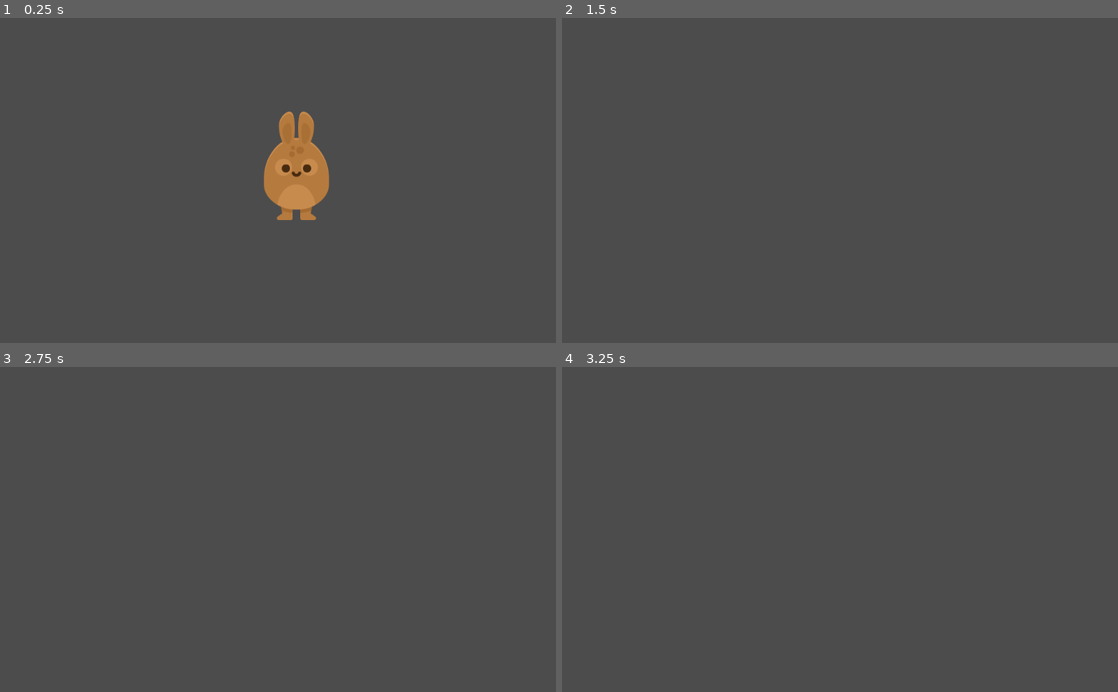
Above: before the commit, frames 1-4 (two rows, left to right).
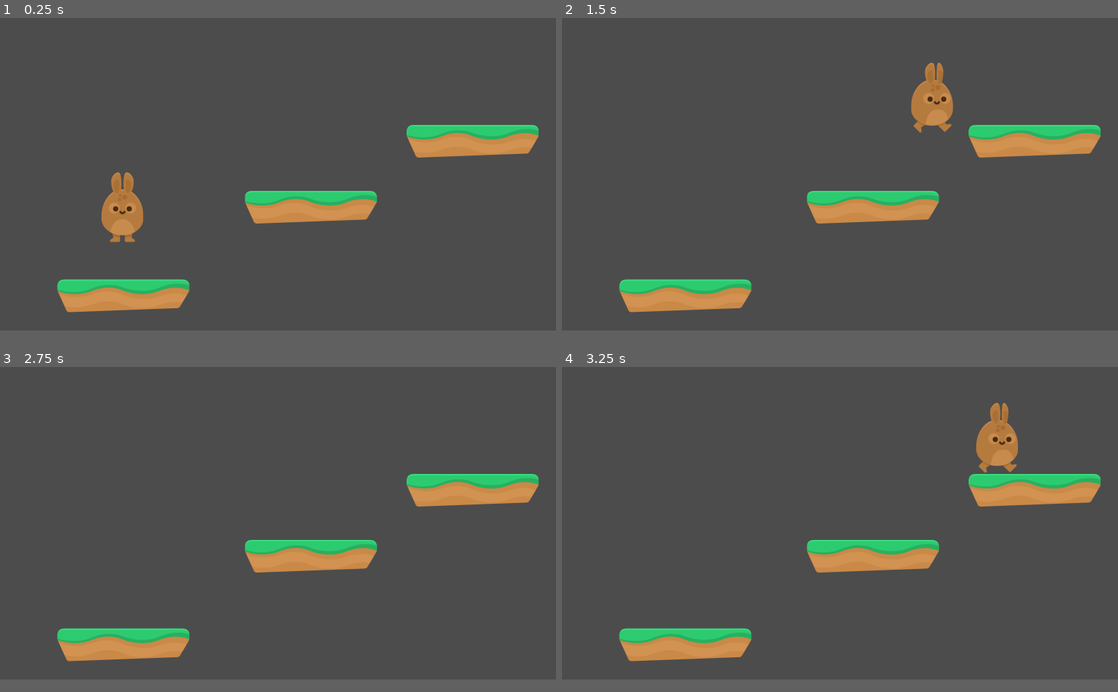
Above: after the commit, the same moments.

Repository: MeisterSoftworks/Hoppy_Days
Game: Godot game, scene res://Scenes/Levels/Level_1.tscn
Two runs of this game, one before a commit and one after it. Both use one fixed random seed, a clock stepped at 60 frames per second and the inputs below. Before the commit the project starts from res://Scenes/Player.tscn.
Inputs:
- Up to frame 1 (0.25 s): no input
- Up to frame 2 (1.5 s): hold Up (ui_up) 0.53-1.28 s; hold Right (ui_right) from 0.53 s (still down); tap Up (ui_up) at 1.35 s
- Up to frame 3 (2.75 s): tap Up (ui_up) at 1.52, 1.82 s; release Right (ui_right) at 2.03 s; hold Left (ui_left) from 2.03 s (still down); hold Up (ui_up) from 2.03 s (still down)
- Up to frame 4 (3.25 s): release Left (ui_left) at 2.78 s; release Up (ui_up) at 2.78 s; hold Right (ui_right) from 2.78 s (still down); tap Up (ui_up) at 2.85, 3.02 s
The window is 800x468 before the commit and 800x450 after it. Grey fills any space a smaller window leaves; there, only what the larger window draws over its background counts as a difference.

The runs differ from the first frame. In frame 1, 9.4% of the frame differs, in the area x 10-97%, y 28-91%; in frame 2, 7.5%; in frame 3, 6.5%; in frame 4, 7.5%.

Commit message:
[3-22] Jumping

Diff:
--- a/Hoppy Days/Hoppy_Days.tscn
+++ /dev/null
@@ -1,3 +0,0 @@
-[gd_scene format=2]
-
-[node name="Hoppy_Days" type="Node2D" index="0"]
--- /dev/null
+++ b/Hoppy Days/Scenes/Levels/Level_1.tscn
@@ -0,0 +1,85 @@
+[gd_scene load_steps=3 format=2]
+
+[ext_resource path="res://Scenes/Player.tscn" type="PackedScene" id=1]
+[ext_resource path="res://GFX/Environment/ground_grass.png" type="Texture" id=2]
+
+[node name="Level_1" type="Node2D" index="0"]
+
+[node name="Player" parent="." index="0" instance=ExtResource( 1 )]
+
+position = Vector2( 352.356, 451.303 )
+
+[node name="Platform" type="StaticBody2D" parent="." index="1"]
+
+editor/display_folded = true
+position = Vector2( 355.198, 800.031 )
+input_pickable = false
+collision_layer = 1
+collision_mask = 1
+constant_linear_velocity = Vector2( 0, 0 )
+constant_angular_velocity = 0.0
+friction = 1.0
+bounce = 0.0
+__meta__ = {
+"_edit_group_": true
+}
+
+[node name="Sprite" type="Sprite" parent="Platform" index="0"]
+
+texture = ExtResource( 2 )
+
+[node name="CollisionShape2D" type="CollisionPolygon2D" parent="Platform" index="1"]
+
+visible = false
+build_mode = 0
+polygon = PoolVector2Array( -190, -30, -180, -50, 180, -50, 190, -40, 190, -10, 160, 30, -160, 50, -190, -10 )
+
+[node name="Platform2" type="StaticBody2D" parent="." index="2"]
+
+editor/display_folded = true
+position = Vector2( 894.602, 544.884 )
+input_pickable = false
+collision_layer = 1
+collision_mask = 1
+constant_linear_velocity = Vector2( 0, 0 )
+constant_angular_velocity = 0.0
+friction = 1.0
+bounce = 0.0
+__meta__ = {
+"_edit_group_": true
+}
+
+[node name="Sprite" type="Sprite" parent="Platform2" index="0"]
+
+texture = ExtResource( 2 )
+
+[node name="CollisionShape2D" type="CollisionPolygon2D" parent="Platform2" index="1"]
+
+visible = false
+build_mode = 0
+polygon = PoolVector2Array( -190, -30, -180, -50, 180, -50, 190, -40, 190, -10, 160, 30, -160, 50, -190, -10 )
+
+[node name="Platform3" type="StaticBody2D" parent="." index="3"]
+
+editor/display_folded = true
+position = Vector2( 1360.37, 354.809 )
+input_pickable = false
+collision_layer = 1
+collision_mask = 1
+constant_linear_velocity = Vector2( 0, 0 )
+constant_angular_velocity = 0.0
+friction = 1.0
+bounce = 0.0
+__meta__ = {
+"_edit_group_": true
+}
+
+[node name="Sprite" type="Sprite" parent="Platform3" index="0"]
+
+texture = ExtResource( 2 )
+
+[node name="CollisionShape2D" type="CollisionPolygon2D" parent="Platform3" index="1"]
+
+visible = false
+build_mode = 0
+polygon = PoolVector2Array( -190, -30, -180, -50, 180, -50, 190, -40, 190, -10, 160, 30, -160, 50, -190, -10 )
--- a/Hoppy Days/Scenes/Player.tscn
+++ b/Hoppy Days/Scenes/Player.tscn
@@ -3,10 +3,10 @@
 [ext_resource path="res://Scripts/Player.gd" type="Script" id=1]
 [ext_resource path="res://GFX/Players/bunny1_stand.png" type="Texture" id=2]
 [ext_resource path="res://GFX/Players/bunny1_ready.png" type="Texture" id=3]
-[ext_resource path="res://GFX/Players/bunny1_walk1.png" type="Texture" id=4]
-[ext_resource path="res://GFX/Players/bunny1_walk2.png" type="Texture" id=5]
-[ext_resource path="res://GFX/Players/bunny1_hurt.png" type="Texture" id=6]
-[ext_resource path="res://GFX/Players/bunny1_jump.png" type="Texture" id=7]
+[ext_resource path="res://GFX/Players/bunny1_jump.png" type="Texture" id=4]
+[ext_resource path="res://GFX/Players/bunny1_hurt.png" type="Texture" id=5]
+[ext_resource path="res://GFX/Players/bunny1_walk1.png" type="Texture" id=6]
+[ext_resource path="res://GFX/Players/bunny1_walk2.png" type="Texture" id=7]
 
 [sub_resource type="SpriteFrames" id=1]
 
@@ -16,20 +16,20 @@
 "name": "idle",
 "speed": 3.0
 }, {
-"frames": [ ExtResource( 4 ), ExtResource( 5 ) ],
+"frames": [ ExtResource( 4 ) ],
 "loop": true,
-"name": "run",
-"speed": 7.0
+"name": "jump",
+"speed": 5.0
 }, {
-"frames": [ ExtResource( 6 ) ],
+"frames": [ ExtResource( 5 ) ],
 "loop": true,
 "name": "hurt",
 "speed": 5.0
 }, {
-"frames": [ ExtResource( 7 ) ],
+"frames": [ ExtResource( 6 ), ExtResource( 7 ) ],
 "loop": true,
-"name": "jump",
-"speed": 5.0
+"name": "run",
+"speed": 7.0
 } ]
 
 [sub_resource type="CapsuleShape2D" id=2]
@@ -38,14 +38,14 @@
 radius = 59.1198
 height = 38.3938
 
-[node name="Player" type="KinematicBody2D" index="0"]
+[node name="Player" type="KinematicBody2D"]
 
-position = Vector2( 545.993, 272.706 )
 input_pickable = false
 collision_layer = 1
 collision_mask = 1
 collision/safe_margin = 0.08
 script = ExtResource( 1 )
+_sections_unfolded = [ "Transform" ]
 __meta__ = {
 "_edit_group_": true
 }
@@ -62,3 +62,10 @@
 position = Vector2( -0.120117, 24.1494 )
 scale = Vector2( 1, 0.979452 )
 shape = SubResource( 2 )
+
+[node name="RayCast2D" type="RayCast2D" parent="." index="2"]
+
+enabled = true
+exclude_parent = true
+cast_to = Vector2( 0, 100.5 )
+collision_mask = 1
--- a/Hoppy Days/Scripts/Player.gd
+++ b/Hoppy Days/Scripts/Player.gd
@@ -1,9 +1,26 @@
 extends KinematicBody2D
 
 const SPEED = 750
+const GRAVITY = 2800
+const UP = Vector2(0,-1)
+const JUMP_SPD = 1400
+
 var motion = Vector2()
 
 func _physics_process(delta):
+	get_fall(delta)
+	get_move()
+	get_jump()
+	motion = move_and_slide(motion, UP)
+
+func get_fall(delta):
+	#Accelerates player downward until landing on ground
+	if is_on_floor() && $RayCast2D.is_colliding():
+		motion.y = 0
+	else:
+		motion.y += GRAVITY * delta
+
+func get_move():
 	if Input.is_action_pressed("ui_right") && !Input.is_action_pressed("ui_left"):
 		motion.x = SPEED
 		$AnimatedSprite.play("run")
@@ -15,6 +32,9 @@
 		motion.x = 0
 		$AnimatedSprite.play("idle")
 
-	if motion.x:
-		$AnimatedSprite.flip_h = motion.x < 0
-	move_and_slide(motion)
+	if motion.x: #If there is an X value in Vector2, call "motion"
+		$AnimatedSprite.flip_h = motion.x < 0 #Set flip_h's true/false value to be same as motion.x < 0
+
+func get_jump():
+	if is_on_floor() && Input.is_action_pressed("ui_up"):
+		motion.y = -JUMP_SPD
--- a/Hoppy Days/project.godot
+++ b/Hoppy Days/project.godot
@@ -10,9 +10,14 @@
 
 [application]
 
-config/name="Hoppy Days"
-run/main_scene="res://Scenes/Player.tscn"
+config/name="HoppyDays"
+run/main_scene="res://Scenes/Levels/Level_1.tscn"
 config/icon="res://icon.png"
+
+[display]
+
+window/size/width=1600
+window/size/height=900
 
 [input]
 
